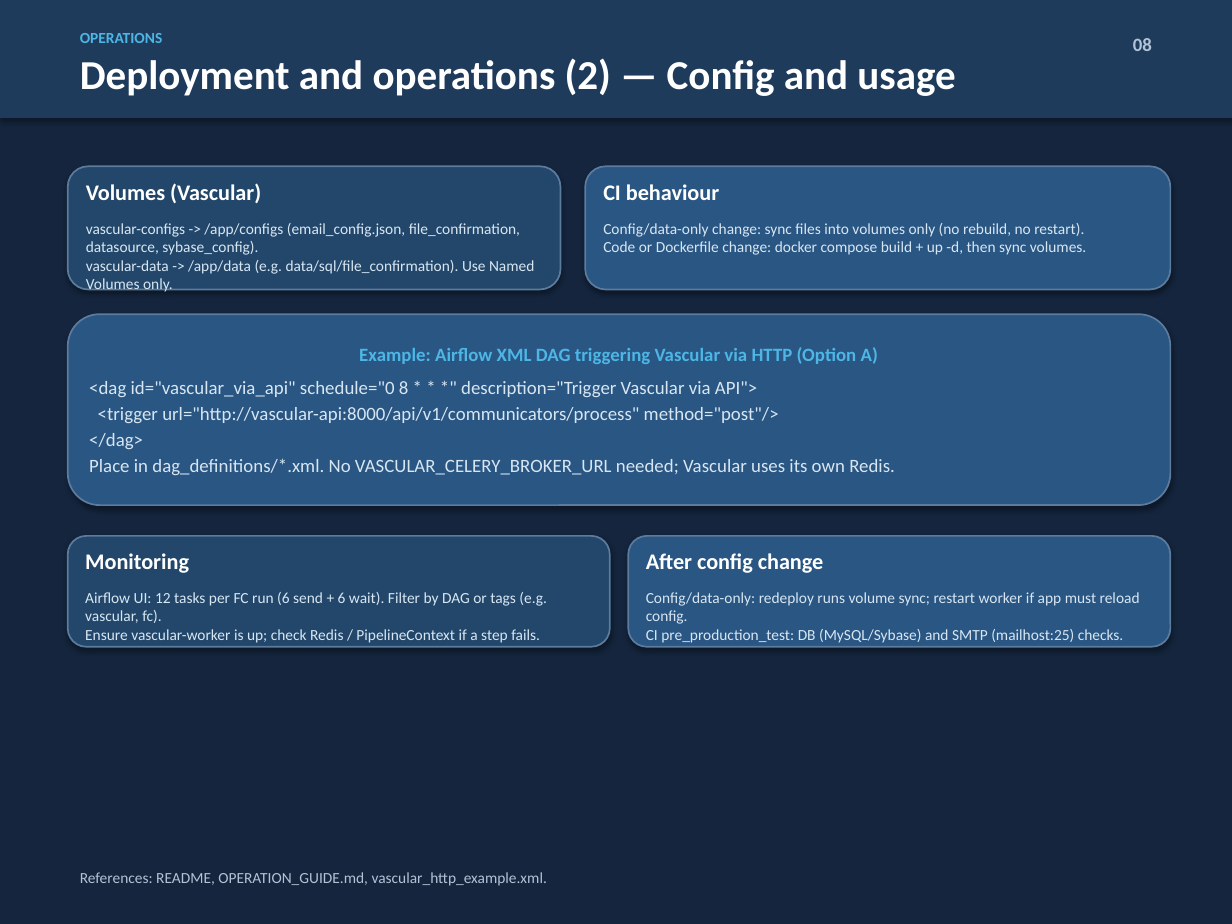
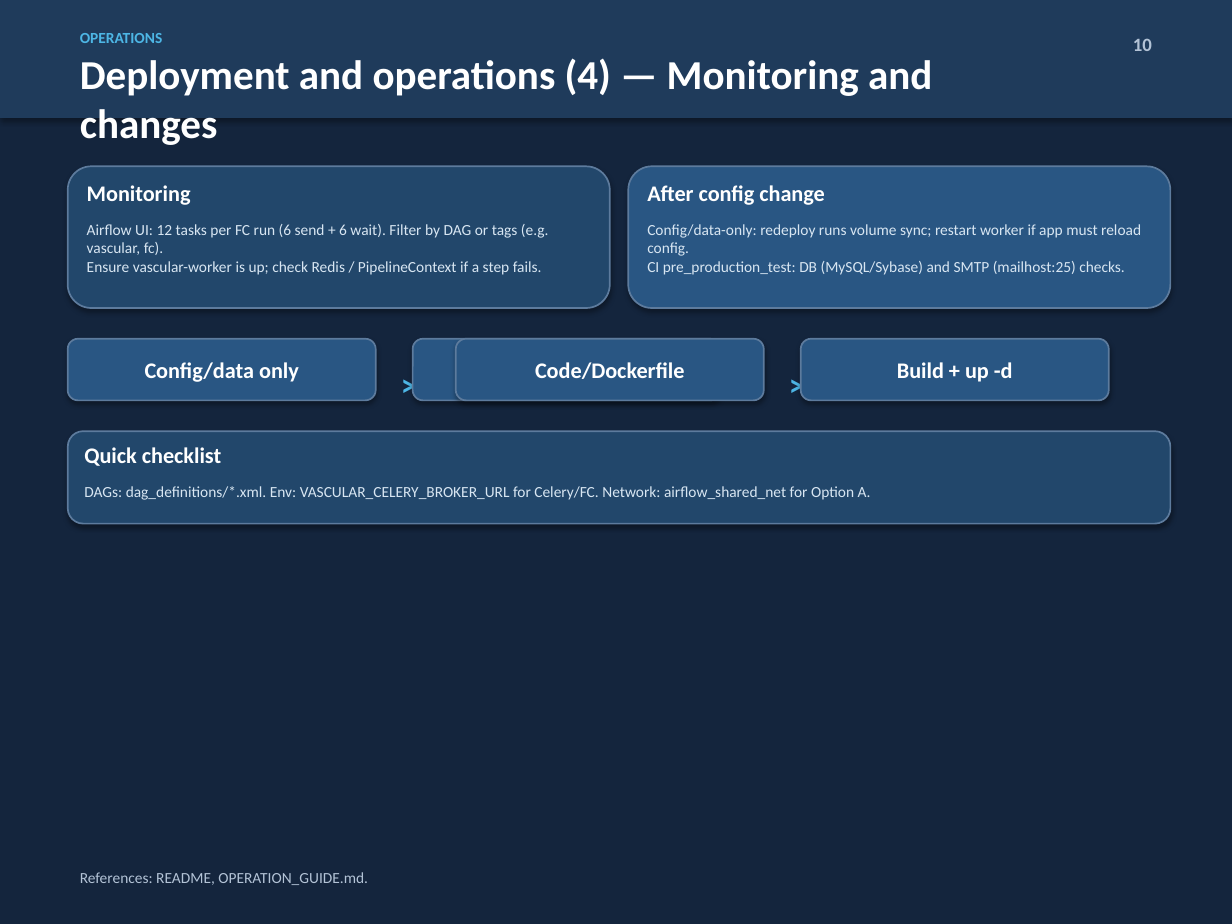
Before and after one commit to zipluxsky/vas, a slide deck: slide 11 of docs/Airflow_Vascular_Intro.pptx (slide 9 before the commit). Drawn at 1232x924 pixels with LibreOffice and Linux fonts; fonts in the diff are those of the drawing. Boxes give left, top, right and bottom in pixels: in the first picture for what was removed or moved away, otherwise in the second. Text is boxed around its words. In the diff, an @@ line names an element or a change of style, - is before the commit and + after.

Commit message:
20260313_am2

```diff
--- a/docs/Airflow_Vascular_Intro.pptx
+++ b/docs/Airflow_Vascular_Intro.pptx
@@ text at [80, 58, 932, 145]: text changed @@
-Deployment and operations (2) — Config and usage
+Deployment and operations (4) — Monitoring and changes
@@ text at [1133, 39, 1152, 51]: text changed @@
-08
+10
@@ rounded rectangle "Monitoring": place and size @@
-rounded rectangle "Monitoring" at [68, 536, 610, 647]
+rounded rectangle "Monitoring" at [68, 166, 610, 308]
@@ rounded rectangle removed at [68, 166, 561, 290] @@
-Volumes (Vascular)
-vascular-configs -> /app/configs (email_config.json, file_confirmation, datasource, sybase_config).
-vascular-data -> /app/data (e.g. data/sql/file_confirmation). Use Named Volumes only.
@@ rounded rectangle "After config change": place and size @@
-rounded rectangle "After config change" at [585, 166, 1170, 290]
+rounded rectangle "After config change" at [628, 166, 1170, 308]
@@ text in rounded rectangle at [647, 185, 1141, 275]: text changed @@
-CI behaviour
-Config/data-only change: sync files into volumes only (no rebuild, no restart).
-Code or Dockerfile change: docker compose build + up -d, then sync volumes.
+After config change
+Config/data-only: redeploy runs volume sync; restart worker if app must reload config.
+CI pre_production_test: DB (MySQL/Sybase) and SMTP (mailhost:25) checks.
@@ rounded rectangle removed at [68, 314, 1170, 505] @@
-Example: Airflow XML DAG triggering Vascular via HTTP (Option A)
-<dag id="vascular_via_api" schedule="0 8 * * *" description="Trigger Vascular via API">
-<trigger url="http://vascular-api:8000/api/v1/communicators/process" method="post"/>
-</dag>
-Place in dag_definitions/*.xml. No VASCULAR_CELERY_BROKER_URL needed; Vascular uses its own Redis.
@@ rounded rectangle added at [68, 339, 376, 400], fill #295683, outline #5D7B9D 1 pt, 13 pt, text #FFFFFF, bold @@
+Config/data only
@@ rounded rectangle "Volume sync": place and size @@
-rounded rectangle "Volume sync" at [628, 536, 1170, 647]
+rounded rectangle "Volume sync" at [413, 339, 721, 400]
@@ rounded rectangle "Volume sync" at [413, 339, 721, 400]: vertical alignment top to middle @@
@@ rounded rectangle added at [456, 339, 764, 400], fill #295683, outline #5D7B9D 1 pt, 13 pt, text #FFFFFF, bold @@
+Code/Dockerfile
@@ rounded rectangle added at [801, 339, 1109, 400], fill #295683, outline #5D7B9D 1 pt, 13 pt, text #FFFFFF, bold @@
+Build + up -d
@@ text added at [388, 360, 413, 382], 18 pt, text #4DB6E5, bold @@
+>
@@ text in rounded rectangle at [509, 362, 624, 378]: text changed; size 9 to 13 pt; text colour #D8E6F2 to #FFFFFF; bold on @@
-After config change
-Config/data-only: redeploy runs volume sync; restart worker if app must reload config.
-CI pre_production_test: DB (MySQL/Sybase) and SMTP (mailhost:25) checks.
+Volume sync
@@ text added at [776, 360, 801, 382], 18 pt, text #4DB6E5, bold @@
+>
@@ rounded rectangle added at [68, 431, 1170, 524], fill #22476B, outline #5D7B9D 1 pt, 9 pt, text #D8E6F2 @@
+Quick checklist
+DAGs: dag_definitions/*.xml. Env: VASCULAR_CELERY_BROKER_URL for Celery/FC. Network: airflow_shared_net for Option A.
@@ text at [80, 872, 368, 885]: text changed @@
-References: README, OPERATION_GUIDE.md, vascular_http_example.xml.
+References: README, OPERATION_GUIDE.md.
```
Also in this commit, not shown: 10 other slides changed, 2 slides added.
